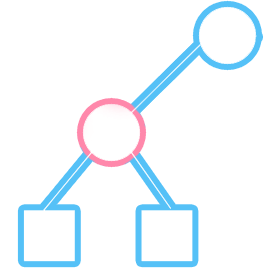
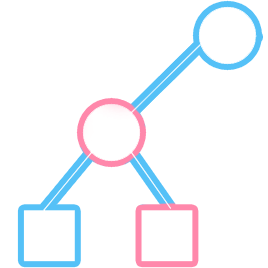
Layered file, before and after one edit (268×268). Changes by layer:
painted on "Layer 1" over [135,202,199,268]
